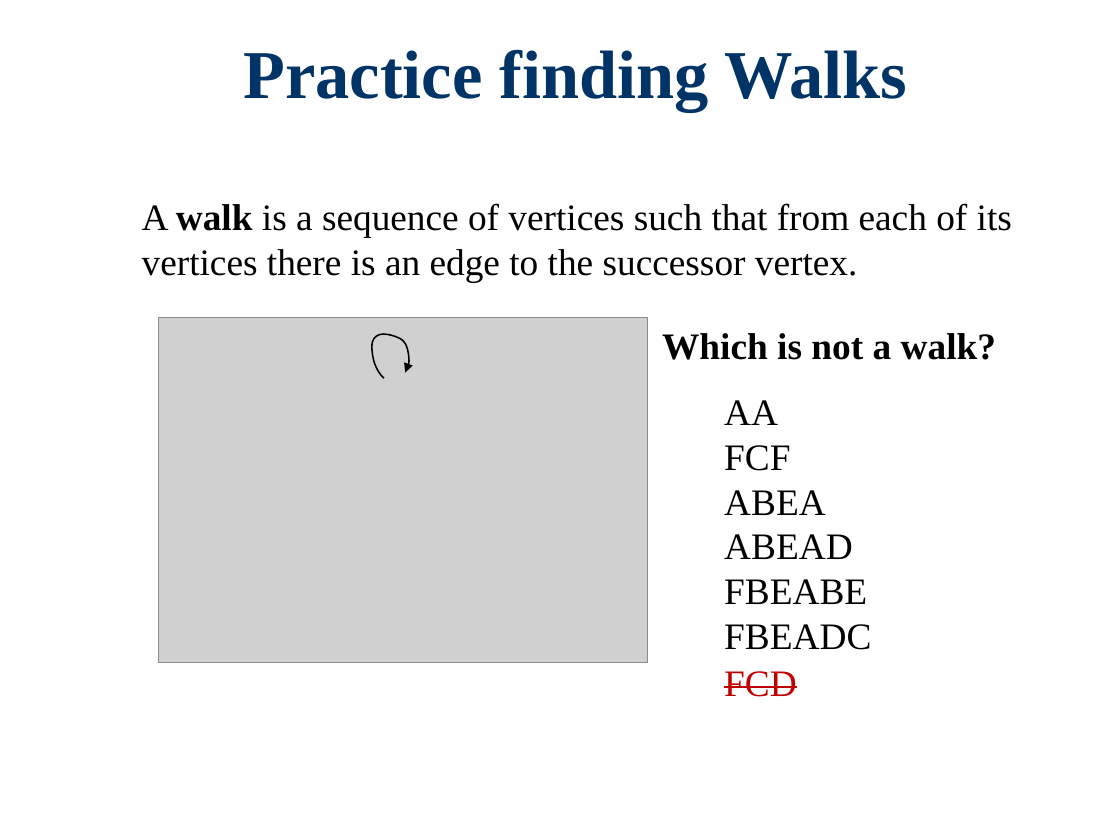
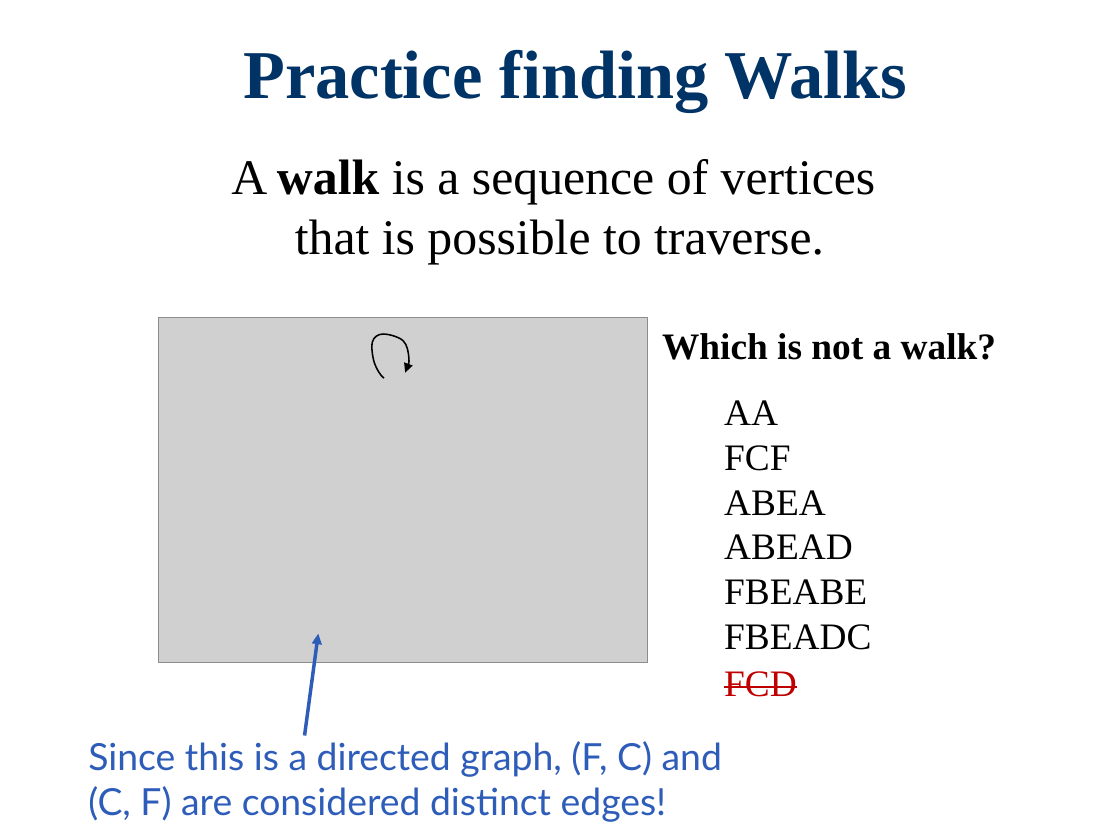
Before and after one commit to Cy-FairCS/cs3, a slide deck: slide 37 of u09a_graphTheory/notes/0 Graph Theory Terminology/Graph Theory Terms.pptx (slide 27 before the commit). Drawn at 1120x840 pixels with LibreOffice and Linux fonts; fonts in the diff are those of the drawing; grey boxes stand for pictures; background and template pictures are left out. Boxes give left, top, right and bottom in pixels: in the first picture for what was removed or moved away, otherwise in the second. Text is boxed around its words. In the diff, an @@ line names an element or a change of style, - is before the commit and + after.

```diff
--- a/u09a_graphTheory/notes/0 Graph Theory Terminology/Graph Theory Terms.pptx
+++ b/u09a_graphTheory/notes/0 Graph Theory Terminology/Graph Theory Terms.pptx
@@ text at [231, 159, 876, 264]: text changed; size 24 to 32 pt @@
-A walk is a sequence of vertices such that from each of its vertices there is an edge to the successor vertex.
+A walk is a sequence of vertices
+that is possible to traverse.
@@ arrow added from (305, 736) to (318, 634), #2D5CB9 2.25 pt @@
@@ text added at [88, 741, 722, 822], 24 pt, text #2D5CB9 @@
+Since this is a directed graph, (F, C) and (C, F) are considered distinct edges!
```
Also in this commit, not shown: 12 other slides changed, 6 slides added.
